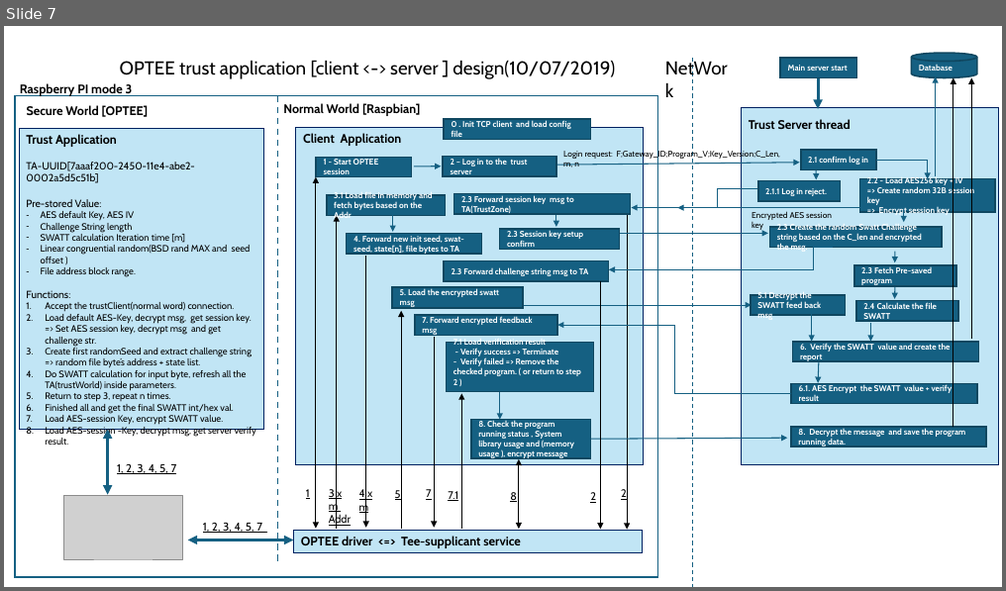
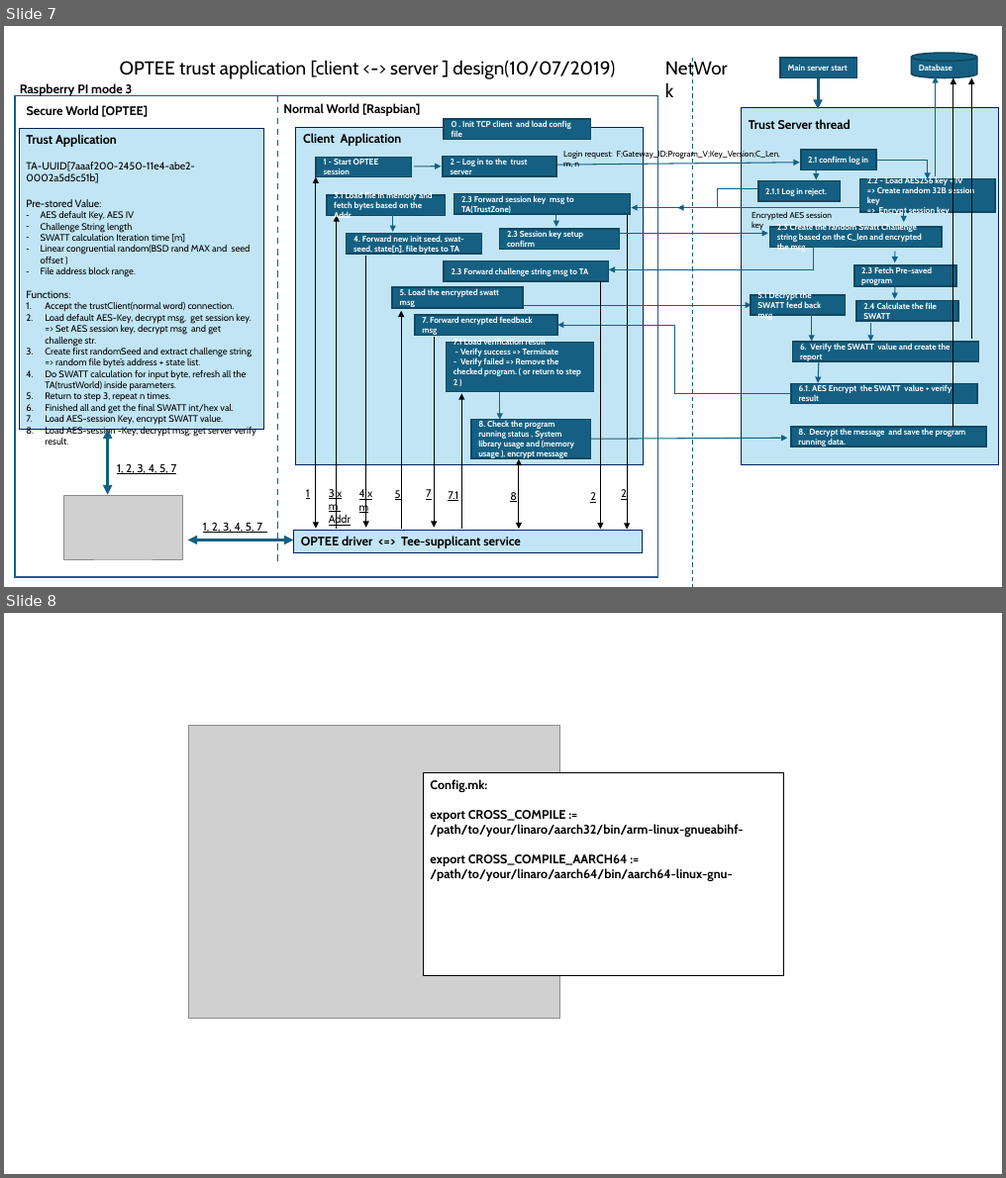
Before and after one commit to LiuYuancheng/Raspberry_PI_OPTEE, a slide deck: doc/designDoc.pptx. Shown one above the other, each under a label of ours: slide 7 before the commit, slides 7 and 8 after it. The pictures are 1006x591 and 1006x1178 pixels, drawn with LibreOffice and Linux fonts; fonts in the diff are those of the drawing; grey boxes stand for pictures. Boxes give left, top, right and bottom in pixels: in the first picture for what was removed or moved away, otherwise in the second. Text is boxed around its words. In the diff, an @@ line names an element or a change of style, - is before the commit and + after.

```diff
--- a/doc/designDoc.pptx
+++ b/doc/designDoc.pptx
@@ slide 8 added at [4, 613, 1002, 1174], background #FFFFFF @@
@@ picture added at [189, 725, 560, 1019] @@
@@ rectangle added at [423, 773, 784, 975], fill #FFFFFF, outline #000000 0.5 pt, 12 pt, text #000000, bold @@
+Config.mk:
+export CROSS_COMPILE := /path/to/your/linaro/aarch32/bin/arm-linux-gnueabihf-
+export CROSS_COMPILE_AARCH64 := /path/to/your/linaro/aarch64/bin/aarch64-linux-gnu-
```
Also in this commit, not shown: 1 other file.
